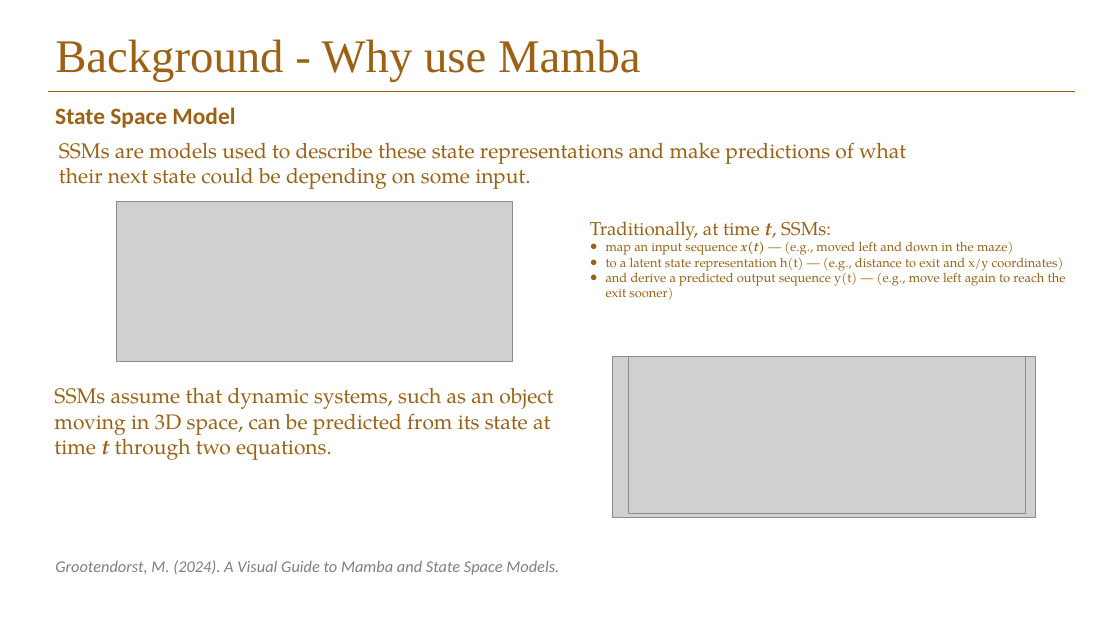
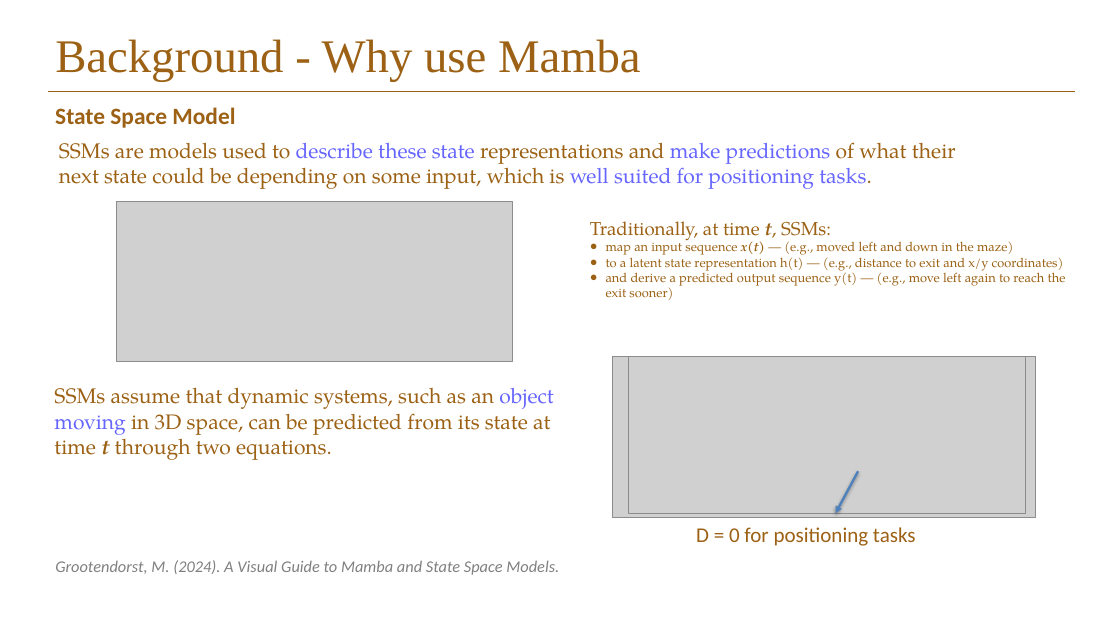
Before and after one commit to Elison-debug/Cmamba_reconstruct, a slide deck: slide 6 of pre-ssm.pptx (slide 11 before the commit). Drawn at 1120x629 pixels with LibreOffice and Linux fonts; fonts in the diff are those of the drawing; grey boxes stand for pictures; background and template pictures are left out. Boxes give left, top, right and bottom in pixels: in the first picture for what was removed or moved away, otherwise in the second. Text is boxed around its words. In the diff, an @@ line names an element or a change of style, - is before the commit and + after.

```diff
--- a/pre-ssm.pptx
+++ b/pre-ssm.pptx
@@ text at (x1=59, y1=142, x2=956, y2=189): text changed @@
-SSMs are models used to describe these state representations and make predictions of what their next state could be depending on some input.
+SSMs are models used to describe these state representations and make predictions of what their next state could be depending on some input, which is well suited for positioning tasks.
@@ text "SSMs assume that dynamic systems, ..." at (x1=54, y1=387, x2=553, y2=460): text colour #9C6114 to #6666FF in "object moving" @@
@@ arrow added from (858, 471) to (836, 513), #4F81BD 2 pt @@
@@ text added at (x1=696, y1=527, x2=916, y2=546), 18 pt, text #9C6114 @@
+D = 0 for positioning tasks
```
Also in this commit, not shown: 12 other slides changed, 1 slide added, 9 slides removed, 2 other files.
